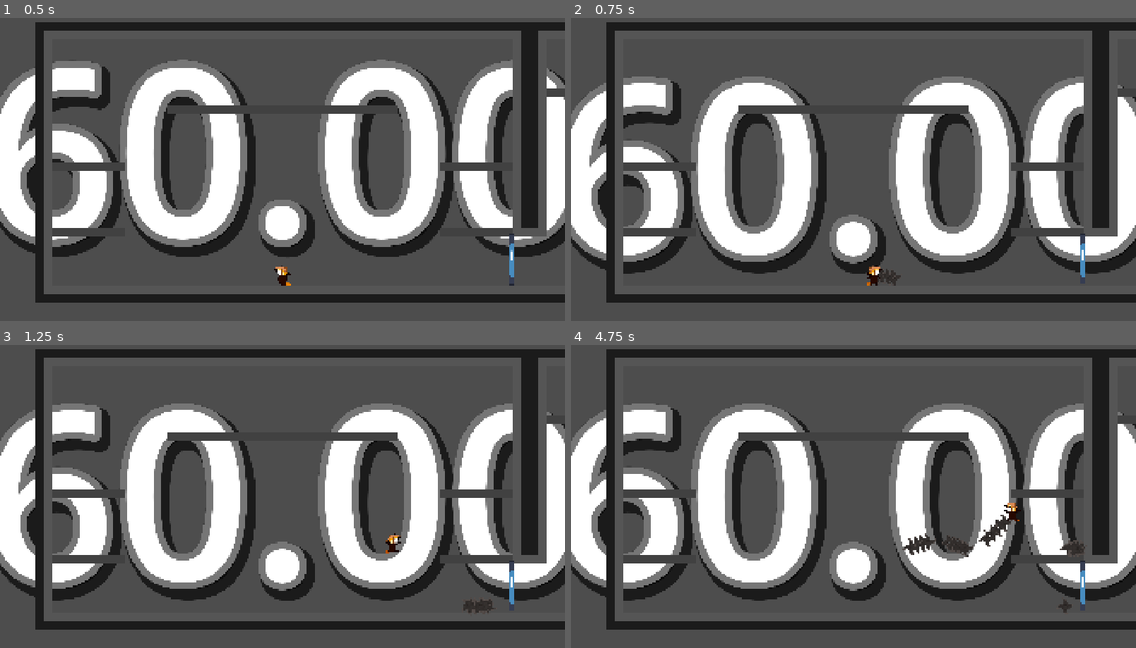
Above: before the commit, frames 1-4 (two rows, left to right).
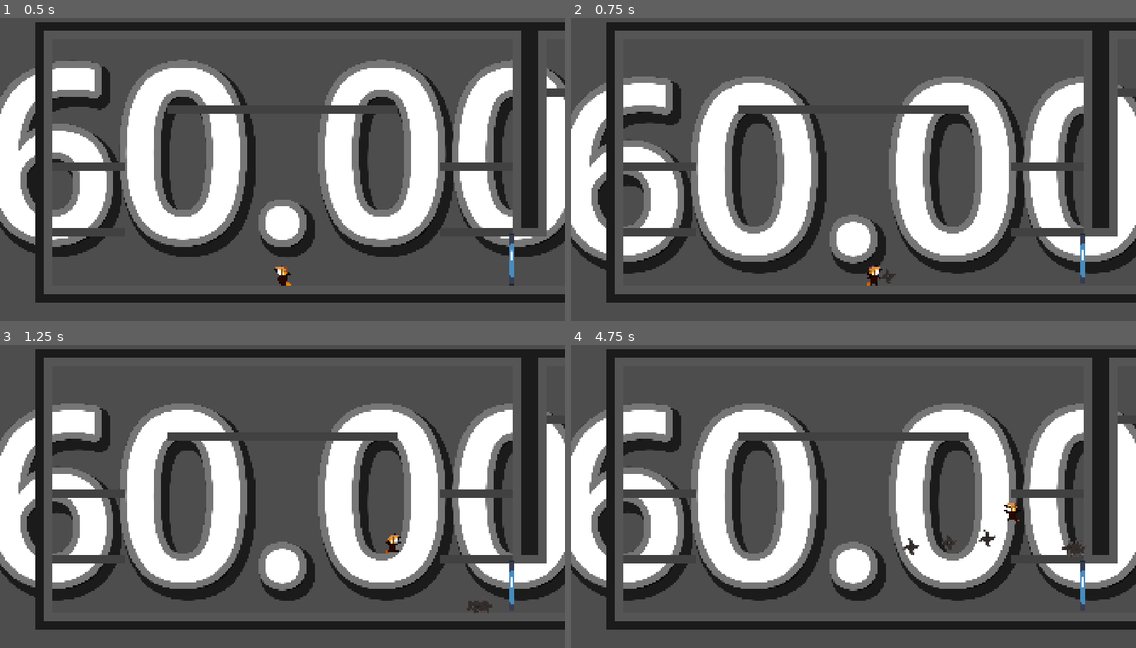
Above: after the commit, the same moments.

Repository: Tyrannicodin/GMTK-jam-2026
Game: Godot game, scene res://game/game.tscn
Two runs of this game, one before a commit and one after it. Both use one fixed random seed, a clock stepped at 60 frames per second and the inputs below. This scene is started directly instead of the project's main scene. The engine's default icon, where the game draws it, is replaced by a stand-in: a white triangle on a blue panel in a dark square.
Inputs (mouse positions are in pixels of both pictures, inside the frame that each line leads up to):
- Up to frame 1 (0.5 s): no input
- Up to frame 2 (0.75 s): move the mouse to (977, 145) at 0.52 s; hold D (right) from 0.53 s (still down); tap Shift (special) at 0.6 s; click (977, 145) at 0.67 s
- Up to frame 3 (1.25 s): keep holding D (right); tap Space (jump) at 0.77, 0.8, 1.07 s
- Up to frame 4 (4.75 s): move the mouse to (740, 505) at 1.27 s; tap Space (jump) at 1.35, 1.52, 1.82, 2.3, 3.02, 3.32, 3.77, 3.8, 4.07, 4.52 s; tap Shift (special) at 1.55, 3.05, 3.6, 4.35 s; move the mouse to (910, 420) at 2.02 s; release D (right) at 2.03 s; hold A (left) 2.03-2.78 s; tap C (dash) at 2.1 s; move the mouse to (825, 554) at 2.77 s; hold D (right) 2.78-4.28 s; tap E (interact) at 2.85 s; click (825, 554) at 2.92 s; move the mouse to (1023, 535) at 3.52 s; move the mouse to (684, 441) at 4.27 s; hold A (left) from 4.28 s (still down)

Frame 1 is identical in both runs. In frame 2, less than 0.1% of the frame differs, in the area x 54-59%, y 83-89%; in frame 3, less than 0.1%; in frame 4, 0.5%, in the area x 60-91%, y 56-89%.

Commit message:
feeling pretty good

Diff:
--- a/game/player/input_buffer.gd
+++ b/game/player/input_buffer.gd
@@ -5,6 +5,7 @@
 	var frames_since: int = 0
 	var action: String
 	var consumed: bool = false
+	var just_pressed: bool = false
 
 	func _to_string() -> String:
 		return action
@@ -12,6 +13,7 @@
 	static func create(action: String):
 		var b = ButtonInput.new()
 		b.action = action
+		b.just_pressed = Input.is_action_just_pressed(action)
 		return b
 
 var input_list: Array[ButtonInput] = []
@@ -32,18 +34,32 @@
 		if Input.is_action_pressed(input):
 			input_list.push_front(ButtonInput.create(input))
 
-	if len(input_list) > 8:
-		input_list = input_list.slice(0, 7)
+	if len(input_list) > 15:
+		input_list = input_list.slice(0, 15)
 
 # Only process inputs after 1 frame to make combos feel more consistent.
 var allow_after_frames = 1
-# If inputs are unused for this amount of frames, they are thrown out. (About 150ms)
-var max_fames_after = 10
+# If inputs are unused for this amount of frames, they are thrown out.
+var max_fames_after = 8
 
 func is_pressed(action_name: String):
 	for input in input_list:
 		if (
 			input.action == action_name
+			and not input.consumed
+			and input.frames_since >= allow_after_frames
+			and input.frames_since <= max_fames_after
+		):
+			input.consumed = true
+			return true
+	return false
+
+
+func is_just_pressed(action_name: String):
+	for input in input_list:
+		if (
+			input.action == action_name
+			and input.just_pressed == true
 			and not input.consumed
 			and input.frames_since >= allow_after_frames
 			and input.frames_since <= max_fames_after
@@ -76,6 +92,35 @@
 
 	return false
 
+
+func is_combo_just_pressed(keys: Array, final_key: String):
+	var found_inputs: Array[ButtonInput] = []
+	var found_keys: Array[String] = []
+
+	for input in input_list:
+		for key in keys:
+			if key in found_keys:
+				continue
+			if key == final_key:
+				if not input.just_pressed:
+					continue
+			if (
+				input.action == key
+				and not input.consumed
+				and input.frames_since >= allow_after_frames
+				and input.frames_since <= max_fames_after
+			):
+				found_inputs.push_back(input)
+				found_keys.push_back(key)
+
+	if len(found_inputs) == len(keys):
+		for i in found_inputs:
+			i.consumed = true
+		return true
+
+	return false
+
+
 func get_axis(a, b):
 	var aa = is_pressed(a)
 	var bb = is_pressed(b)
--- a/game/player/player.gd
+++ b/game/player/player.gd
@@ -16,7 +16,9 @@
 var flight_time := 0.0
 var dashed_since_left_ground = false
 var jumped_to_leave_ground = false
+
 var dash_timer = -999
+var jutsu_timer = 0
 
 
 const WALK_FORCE = 8000
@@ -30,6 +32,7 @@
 const DASH_LENGTH = .15
 const DASH_SPEED = 800
 const DASH_COOLDOWN = .25
+const JUTSU_COOLDOWN = .05
 
 func _ready():
 	await get_tree().physics_frame
@@ -52,6 +55,7 @@
 
 func _physics_process(delta):
 	dash_timer -= delta
+	jutsu_timer -= delta
 
 	# Add the gravity.
 	if dash_timer <= 0:
@@ -120,10 +124,15 @@
 	move_and_slide()
 
 func execute_jutsu():
-	if %InputBuffer.is_combo_pressed(["up", "special"]):
+	if jutsu_timer > 0:
+		return
+
+	jutsu_timer = JUTSU_COOLDOWN
+
+	if %InputBuffer.is_combo_just_pressed(["up", "special"], "special"):
 		flower_jutsu()
 
-	if %InputBuffer.is_pressed("special") or %InputBuffer.is_combo_pressed(["right", "special"]) or %InputBuffer.is_combo_pressed(["left", "special"]):
+	elif %InputBuffer.is_just_pressed("special"):
 		shuriken_jutsu()
 
 	if %InputBuffer.is_combo_pressed(["dash"]):
